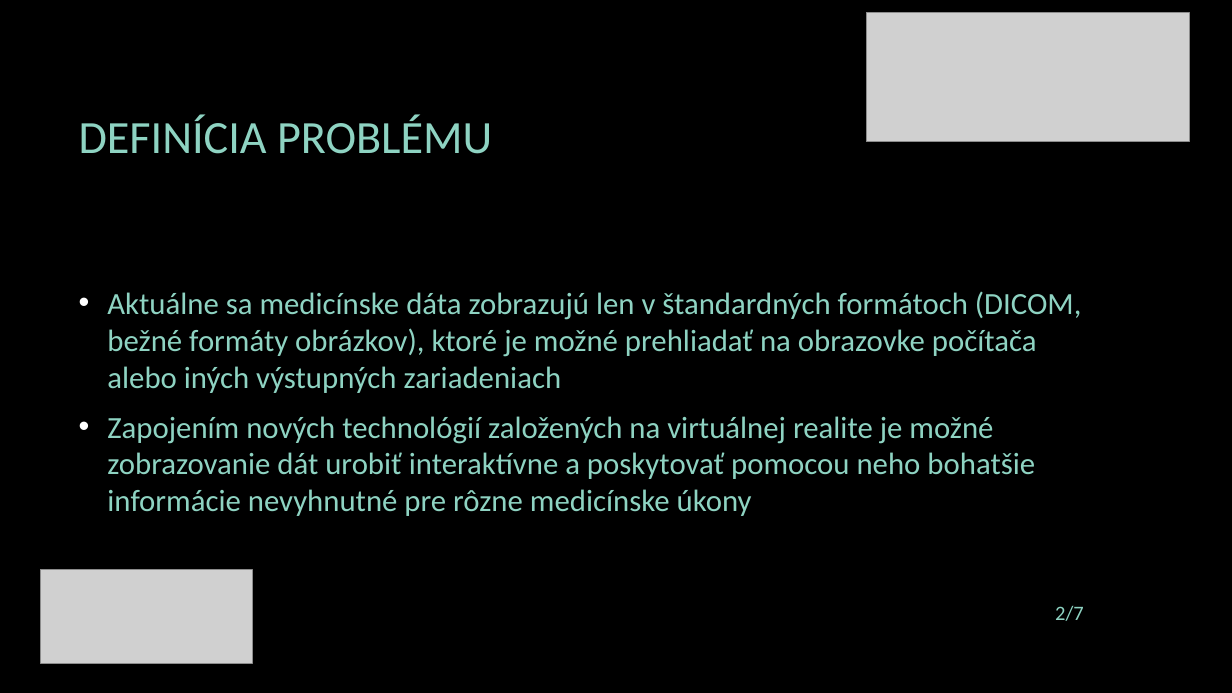
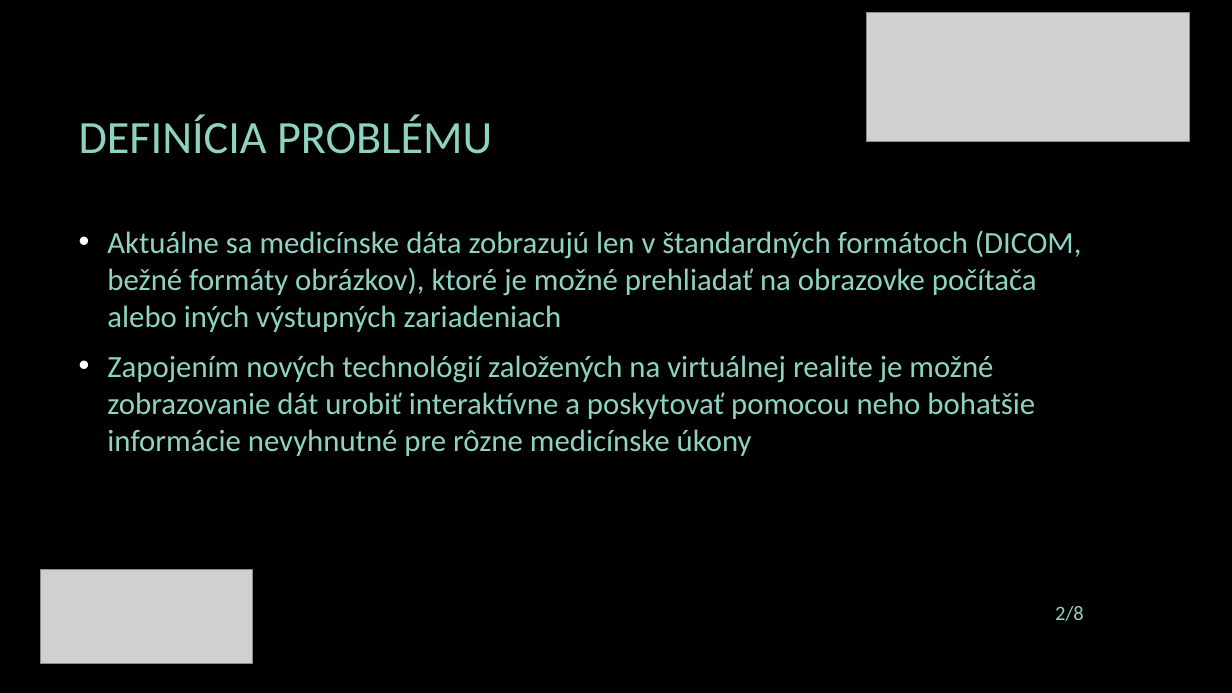
Before and after one commit to rbalaz/liveproject3dglove-, a slide deck: slide 2 of tp_presentation.pptx. Drawn at 1232x693 pixels with LibreOffice and Linux fonts; fonts in the diff are those of the drawing; grey boxes stand for pictures; background and template pictures are left out. Boxes give left, top, right and bottom in pixels: in the first picture for what was removed or moved away, otherwise in the second. Text is boxed around its words. In the diff, an @@ line names an element or a change of style, - is before the commit and + after.

```diff
--- a/tp_presentation.pptx
+++ b/tp_presentation.pptx
@@ text "Aktuálne sa medicínske dáta zobrazujú ...": place and size @@
-text "Aktuálne sa medicínske dáta zobrazujú ..." at (107, 291, 1082, 516)
+text "Aktuálne sa medicínske dáta zobrazujú ..." at (107, 230, 1082, 456)
@@ page number at (1055, 606, 1084, 621): text changed @@
-2/7
+2/8
```
Also in this commit, not shown: 3 other slides changed, 1 slide added, 1 other file.
